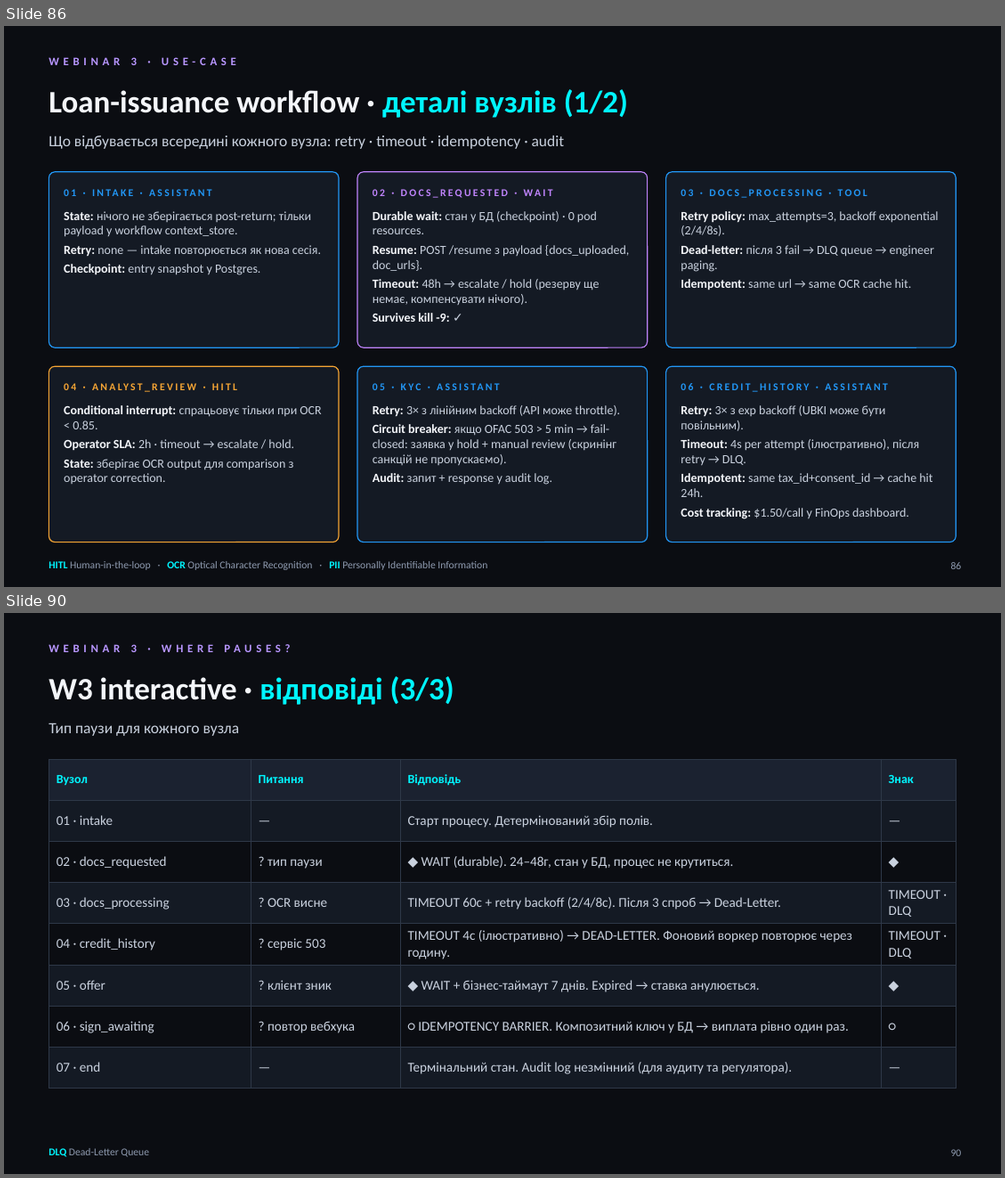
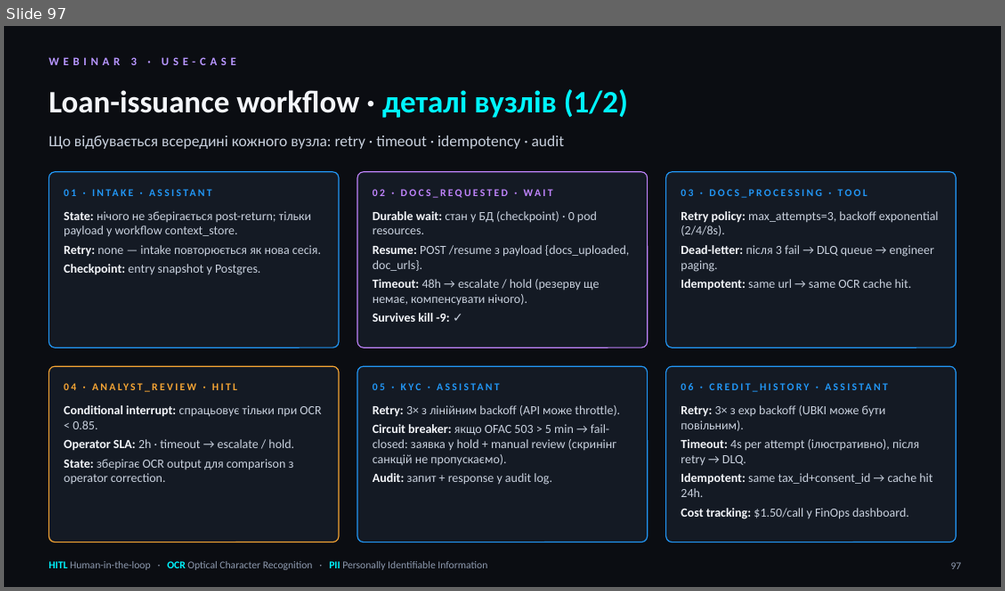
Before and after one commit to zinur/loan-copilot, a slide deck: Loan_Copilot_Workshop.pptx. Shown one above the other, each under a label of ours: slides 86 and 90 before the commit, slide 97 after it; the slides between them are not shown. The pictures are 1005x1178 and 1005x591 pixels, drawn with LibreOffice and Linux fonts; fonts in the diff are those of the drawing. Boxes give left, top, right and bottom in pixels: in the first picture for what was removed or moved away, otherwise in the second. Text is boxed around its words. In the diff, an @@ line names an element or a change of style, - is before the commit and + after.

```diff
--- a/Loan_Copilot_Workshop.pptx
+++ b/Loan_Copilot_Workshop.pptx
@@ slide 90 removed at (4, 613, 1001, 1174), background #0B0D12 @@
@@ text removed at (48, 644, 290, 652) @@
-WEBINAR 3 · WHERE PAUSES?
@@ text removed at (48, 676, 454, 705) @@
-W3 interactive · відповіді (3/3)
@@ text removed at (48, 722, 240, 736) @@
-Тип паузи для кожного вузла
@@ table removed at (48, 759, 956, 1078), 8 rows, 4 columns @@
-Вузол | Питання | Відповідь | Знак
-01 · intake | — | Старт процесу. Детермінований збір полів. | —
-02 · docs_requested | ? тип паузи | ◆ WAIT (durable). 24–48г, стан у БД, процес не крутиться. | ◆
-03 · docs_processing | ? OCR висне | TIMEOUT 60с + retry backoff (2/4/8с). Після 3 спроб → Dead-Letter. | TIMEOUT · DLQ
-04 · credit_history | ? сервіс 503 | TIMEOUT 4с (ілюстративно) → DEAD-LETTER. Фоновий воркер повторює через годину. | TIMEOUT · DLQ
-05 · offer | ? клієнт зник | ◆ WAIT + бізнес-таймаут 7 днів. Expired → ставка анулюється. | ◆
-06 · sign_awaiting | ? повтор вебхука | ○ IDEMPOTENCY BARRIER. Композитний ключ у БД → виплата рівно один раз. | ○
-07 · end | — | Термінальний стан. Audit log незмінний (для аудиту та регулятора). | —
@@ text removed at (48, 1148, 149, 1157) @@
-DLQ Dead-Letter Queue
@@ page number removed at (951, 1149, 962, 1156) @@
-90
@@ what was slide 86 is now slide 97 @@
@@ page number at (951, 562, 962, 569): text changed @@
-86
+97
```
Also in this commit, not shown: 13 slides changed, 1 other slide removed, 20 other files.
